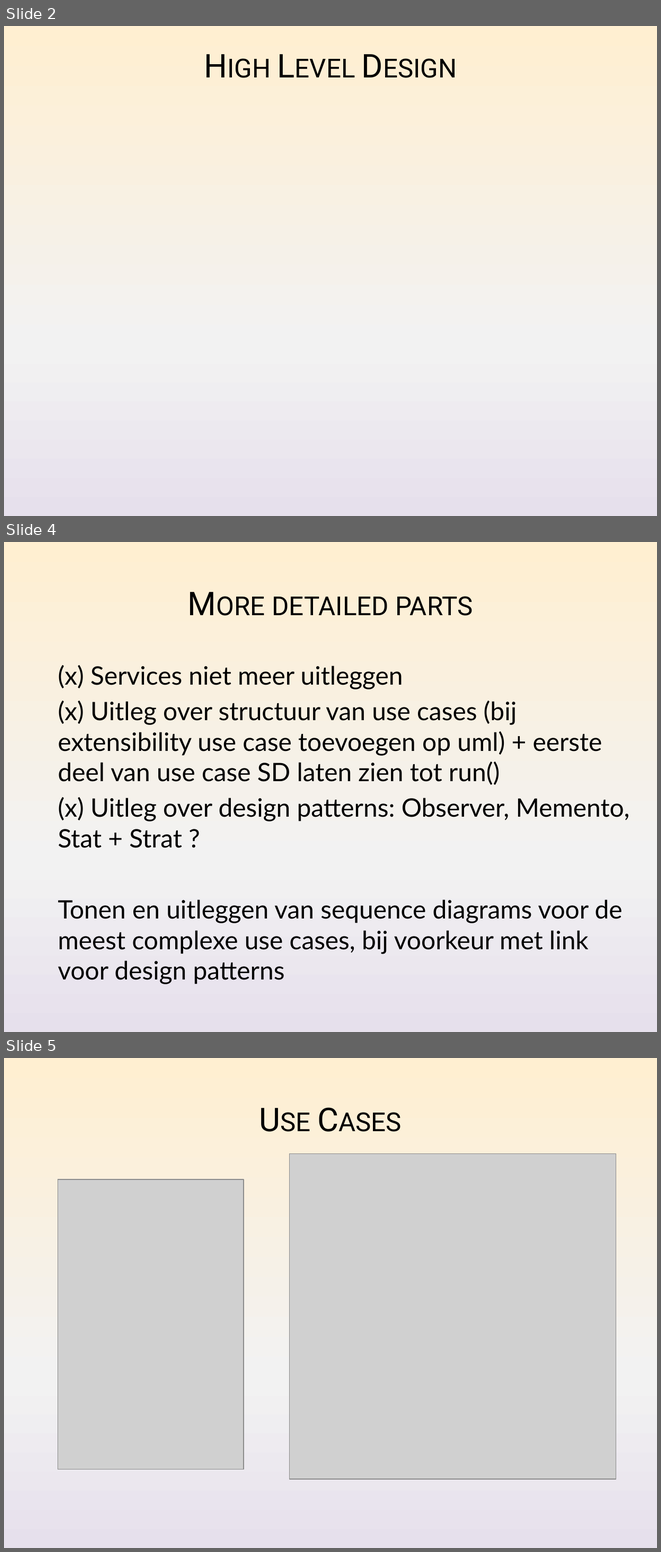
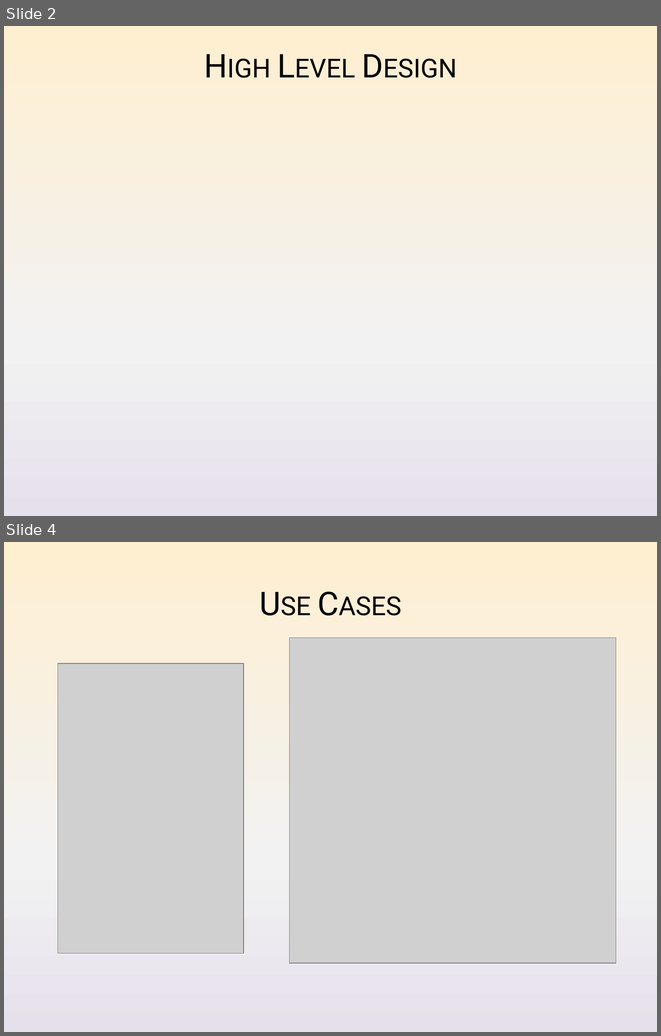
Before and after one commit to Nickelium/Software-Development, a slide deck: Presentaties/Iteratie 2/SWOP Presentatie 2 Inhoud.pptx. Shown one above the other, each under a label of ours: slides 2, 4 and 5 before the commit, slides 2 and 4 after it; the slides between them are not shown. The pictures are 661x1552 and 661x1036 pixels, drawn with LibreOffice and Linux fonts; fonts in the diff are those of the drawing; grey boxes stand for pictures; background and template pictures are left out. Boxes give left, top, right and bottom in pixels: in the first picture for what was removed or moved away, otherwise in the second. Text is boxed around its words. In the diff, an @@ line names an element or a change of style, - is before the commit and + after.

```diff
--- a/Presentaties/Iteratie 2/SWOP Presentatie 2 Inhoud.pptx
+++ b/Presentaties/Iteratie 2/SWOP Presentatie 2 Inhoud.pptx
@@ slide 4 removed at <box>4,542,657,1032</box>, background gradient #FFEFD1 to #F2F2F2 to #E6E0EC @@
@@ title removed at <box>272,596,473,616</box> @@
-More detailed parts
@@ text removed at <box>58,665,630,984</box> @@
-(x) Services niet meer uitleggen
-(x) Uitleg over structuur van use cases (bij extensibility use case toevoegen op uml) + eerste deel van use case SD laten zien tot run()
-(x) Uitleg over design patterns: Observer, Memento, Stat + Strat ?
-Tonen en uitleggen van sequence diagrams voor de meest complexe use cases, bij voorkeur met link voor design patterns
@@ what was slide 5 is now slide 4 @@
```
Also in this commit, not shown: 12 slides changed, 1 slide added, 1 other slide removed, 1 other file.
